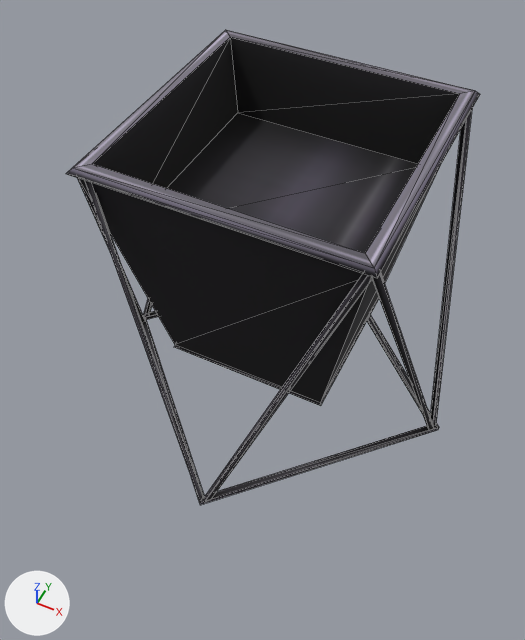
The FBX model Assets/Game/MainScene/3D/Scene/model/huapen_002.FBX: old version first, new version second.
Both versions are drawn from a camera (50 mm lens) standing at (0.267, -0.588, 0.831) and looking at (-0.001, -0.052, 0.162). Every picture has the same lights, and +X, +Y and +Z are marked at lower left. Mesh edges are drawn as thin lines. Where no turn or scale is listed for an object, it has been applied to the vertices. Vertices at the same position are counted once.

Names of what the first picture shows: 'huapen_002_005'.
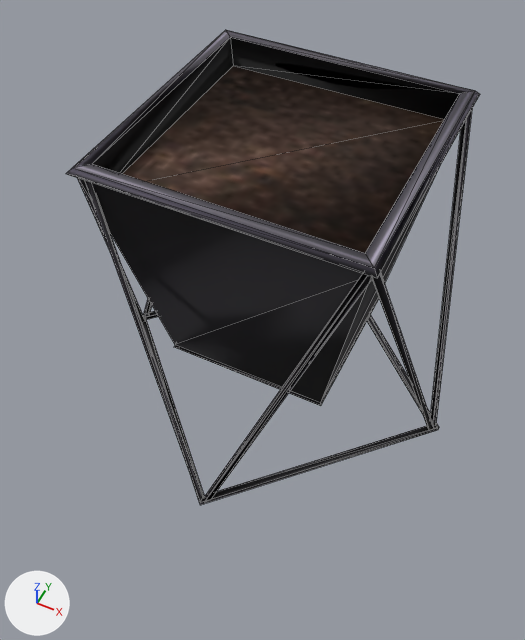
Boxes [x1, y1, x2, y2] around the edits, measured in the pictures (525 x 640 px; the box of a moved part takes in the faces that stretch with it):
part 1 of me_mesh_001, moved or reshaped: [93, 37, 459, 253] in both

The change, as a list of edits to the scene's bpy script:
```text
Change me_mesh_001:
    where me_mesh_001.from_pydata(...)  # 108 vertices, 136 faces; spans x -0.235..0.235, y -0.235..0.235, z 0.002..0.406
    used by ob_huapen_002_005; location = (0.0, 0.0, 0.0)
    me_mesh_001 part 1
    me_mesh_001.vertices[12].co: (-0.125, -0.125, 0.316) -> (-0.134, -0.135, 0.374)
    me_mesh_001.vertices[13].co: (0.122, -0.122, 0.319) -> (0.135, -0.135, 0.376)
    me_mesh_001.vertices[14].co: (-0.125, 0.125, 0.316) -> (-0.134, 0.134, 0.374)  # pixel (237, 112) -> pixel (233, 65)
    me_mesh_001.vertices[15].co: (0.122, 0.122, 0.319) -> (0.135, 0.134, 0.376)
    me_mesh_001 part 2: the surface is now shaded flat
```
